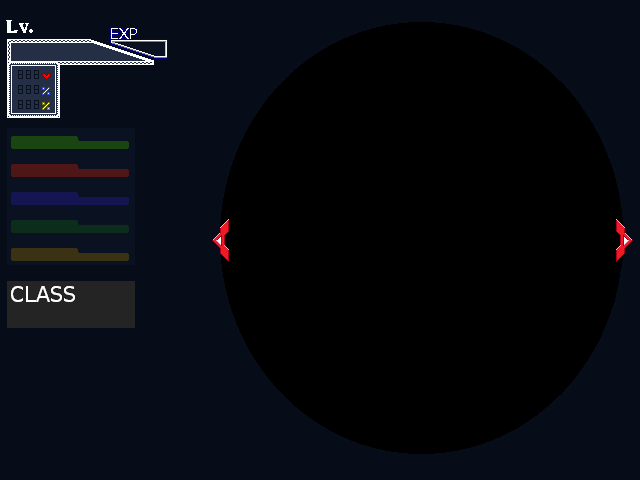
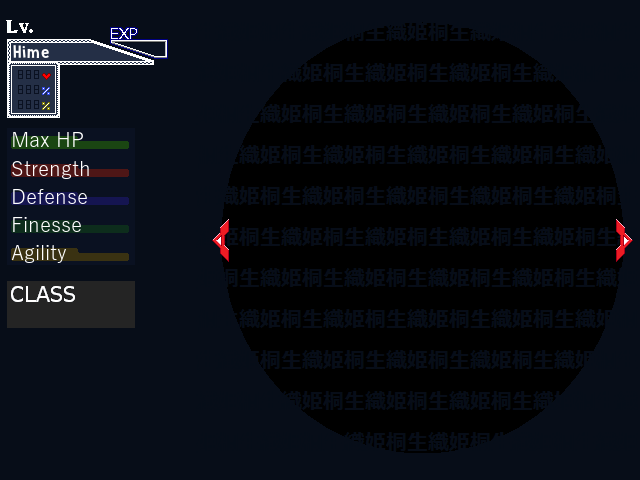
Revision of a layered 640x480 image; what changed, layer by layer:
removed layer "Pasted Layer #1" over <box>616,235,620,246</box>
removed layer "Pasted Layer" over <box>220,219,229,262</box>
renamed "Pasted Layer #4" to "Hime", showed it, moved it above "Stats copy", painted on it over <box>13,45,49,58</box>
added group "Stats copy" with 6 layers above "Circle" over <box>11,132,89,263</box>
added layer "Max HP" in group "Stats copy" over <box>13,132,83,147</box>
added layer "Strength" in group "Stats copy" over <box>12,161,89,179</box>
added layer "Defense" in group "Stats copy" over <box>13,189,87,204</box>
added layer "Finesse" in group "Stats copy" over <box>13,217,81,232</box>
added layer "Agility" in group "Stats copy" over <box>11,245,66,263</box>
renamed "sステータス下地04ひめ.PNG" to "BG", painted on it over <box>11,22,621,454</box>
